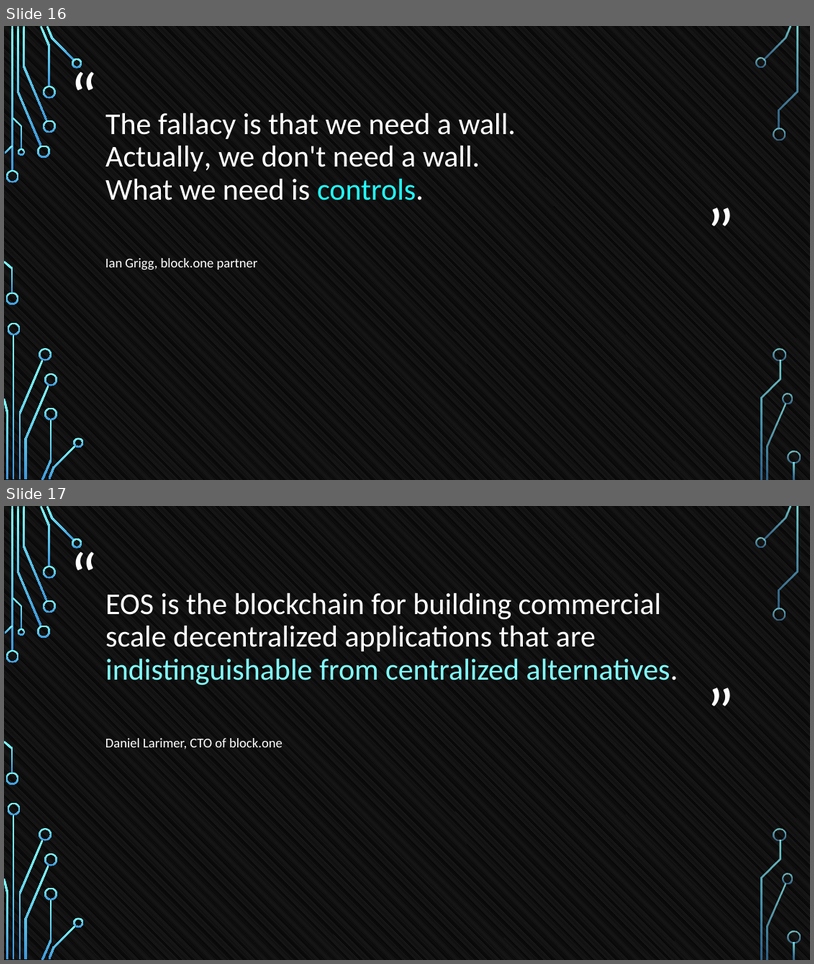
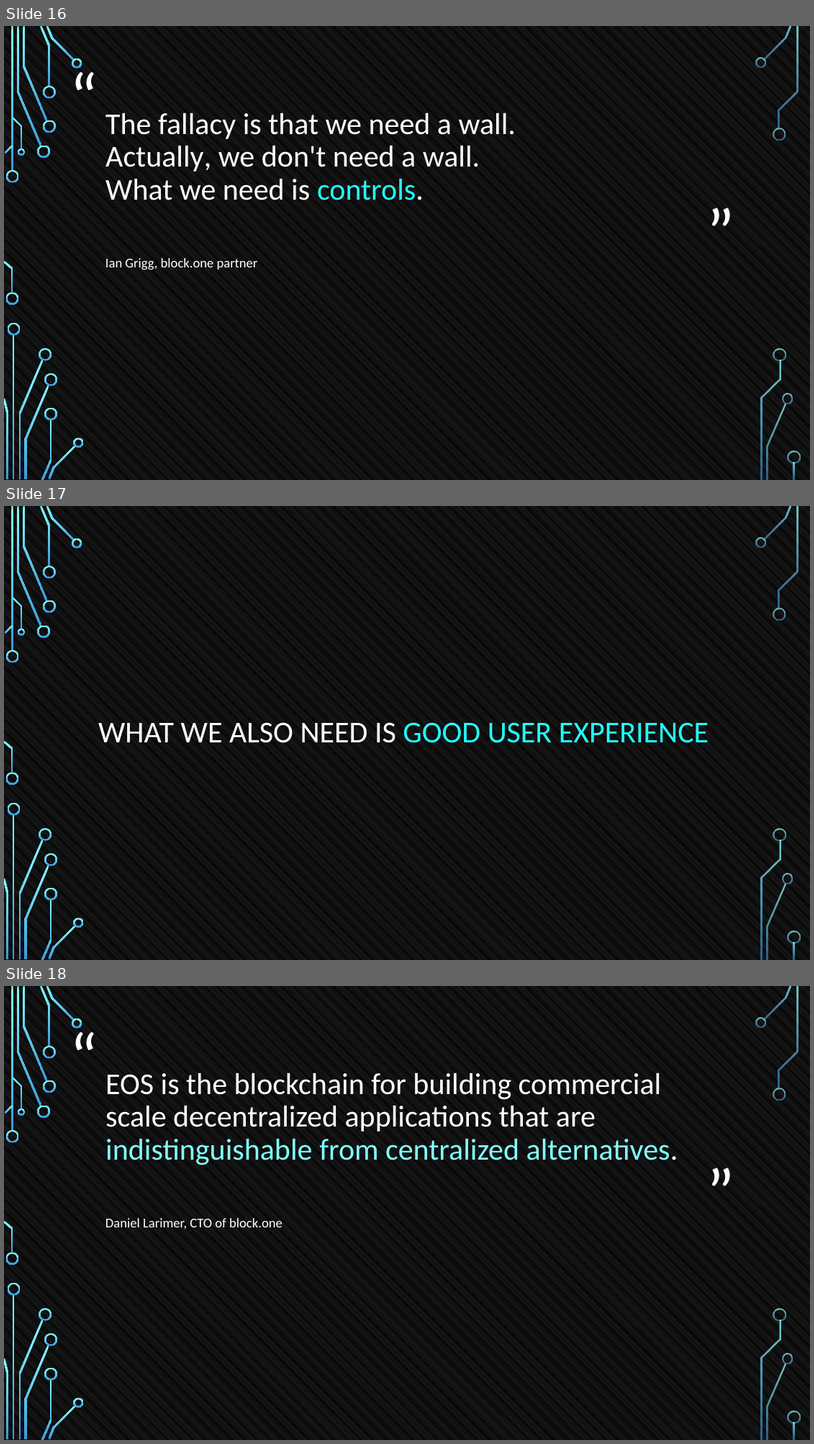
Before and after one commit to tokenika/tokenika.github.io, a slide deck: eostalk/EOS Talk Lodz2.pptx. Shown one above the other, each under a label of ours: slides 16 and 17 before the commit, slides 16, 17 and 18 after it. The pictures are 814x964 and 814x1444 pixels, drawn with LibreOffice and Linux fonts; fonts in the diff are those of the drawing; background and template pictures are left out. Boxes give left, top, right and bottom in pixels: in the first picture for what was removed or moved away, otherwise in the second. Text is boxed around its words. In the diff, an @@ line names an element or a change of style, - is before the commit and + after.

```diff
--- a/eostalk/EOS Talk Lodz2.pptx
+++ b/eostalk/EOS Talk Lodz2.pptx
@@ slide 17 added at [4,506,810,960], background pattern #595959 on #000000; not listed: 36 template elements that a slide beside it also shows @@
@@ title added at [98,722,709,743], 36 pt, text #22FFFF @@
+WHAT WE ALSO NEED IS GOOD USER EXPERIENCE
@@ what was slide 17 is now slide 18 @@
```
Also in this commit, not shown: 1 other file.
